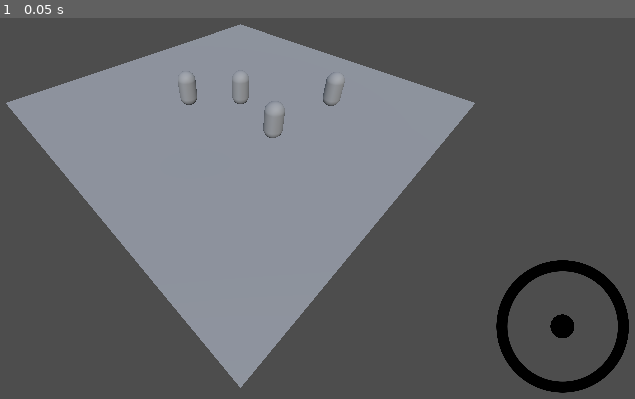
Above: before the commit, frame 1.
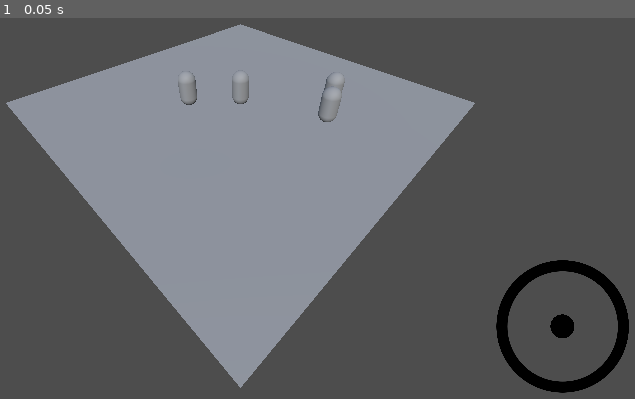
Above: after the commit, the same moment.

Repository: bigCodeArthur/mecha-adventure-rpg
Game: Godot game, scene res://zones/battle_manager.tscn
Same seed, same stepped clock (60 frames per second), same inputs: the game is played once before the commit and once after it. A sky picture missing from this copy of the repository is replaced by a grey-blue gradient.
Inputs:
- Up to frame 1 (0.05 s): no input

The runs differ from the first frame. In frame 1, 0.2% of the frame differs, in the area x 41-54%, y 18-32%.

Commit message:
player deselects character when locking in moves

Diff:
--- a/zones/battle_manager.tscn
+++ b/zones/battle_manager.tscn
@@ -70,7 +70,7 @@
 transform = Transform3D(1, 0, 0, 0, 1, 0, 0, 0, 1, -1.5213736, 0, 0.0377388)
 
 [node name="testCharacter3" parent="characters/Team1" instance=ExtResource("4_yld5r")]
-transform = Transform3D(1, 0, 0, 0, 1, 0, 0, 0, 1, 0.82900786, -2.3841858e-07, 1.6485195)
+transform = Transform3D(1, 0, 0, 0, 1, 0, 0, 0, 1, 2.3738518, -7.1525574e-07, 0.93831015)
 
 [node name="testCharacter4" parent="characters/Team1" instance=ExtResource("4_yld5r")]
 transform = Transform3D(1, 0, 0, 0, 1, 0, 0, 0, 1, 2.6625896, 0, 0.1006732)
--- a/zones/player.gd
+++ b/zones/player.gd
@@ -13,6 +13,7 @@
 	if  Input.is_action_just_pressed("ui_accept"):
 		get_tree().paused = false
 		ui.stick.usable = false
+		selectCharacter(selectedCharacter, null)
 
 
 func _unhandled_input(event: InputEvent) -> void:
